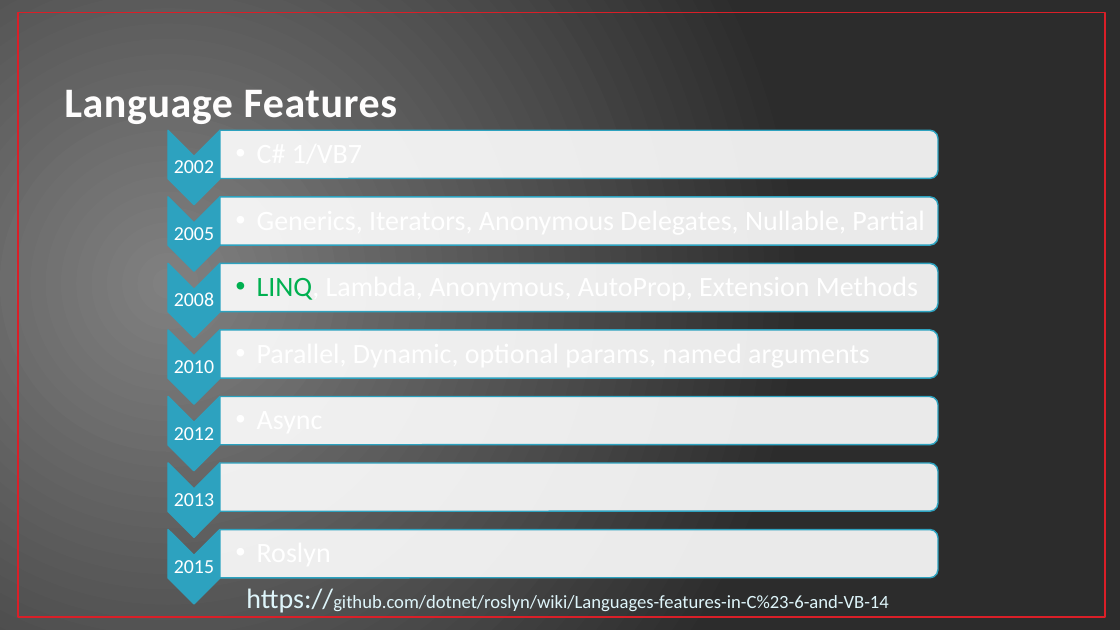
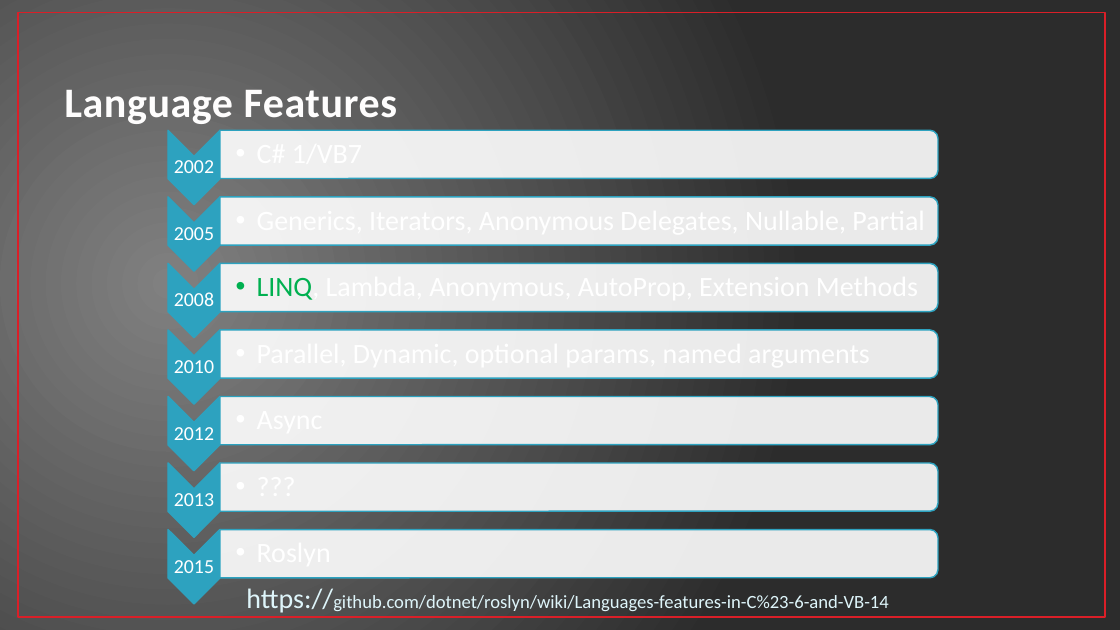
Before and after one commit to jwooley/RoslynAndYou, a slide deck: slide 4 of RoslynAndYou.pptx (slide 5 before the commit). Drawn at 1120x630 pixels with LibreOffice and Linux fonts; fonts in the diff are those of the drawing. Boxes give left, top, right and bottom in pixels: in the first picture for what was removed or moved away, otherwise in the second. Text is boxed around its words. In the diff, an @@ line names an element or a change of style, - is before the commit and + after.

```diff
--- a/RoslynAndYou.pptx
+++ b/RoslynAndYou.pptx
@@ text added at <box>220,465,936,509</box>, 24 pt, text #FFFFFF @@
+  •• ???
```
Also in this commit, not shown: 2 other slides changed, 1 slide removed.
